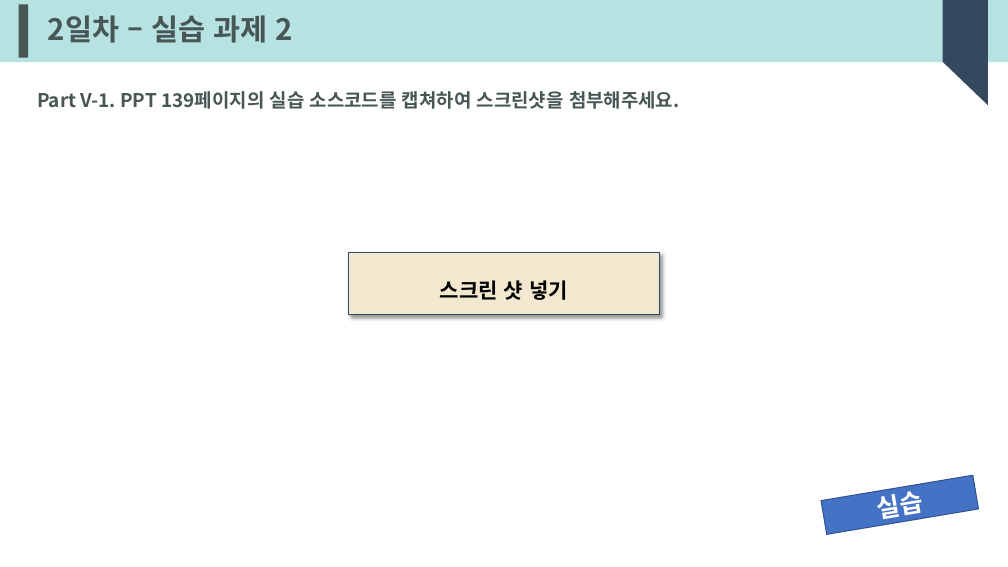
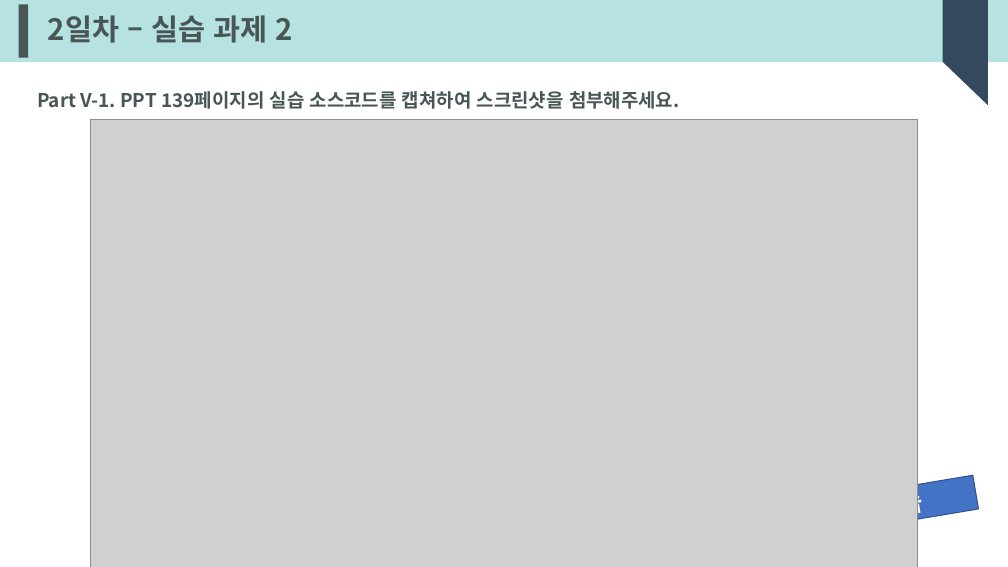
Before and after one commit to KHG-git/javaworkspace_demo, a slide deck: slide 17 of 실습 결과 - NOVA Cross Skilling 실습 결과물 제출 v1.1_강현구.pptx. Drawn at 1008x567 pixels with LibreOffice and Linux fonts; fonts in the diff are those of the drawing; grey boxes stand for pictures. Boxes give left, top, right and bottom in pixels: in the first picture for what was removed or moved away, otherwise in the second. Text is boxed around its words. In the diff, an @@ line names an element or a change of style, - is before the commit and + after.

```diff
--- a/실습 결과 - NOVA Cross Skilling 실습 결과물 제출 v1.1_강현구.pptx
+++ b/실습 결과 - NOVA Cross Skilling 실습 결과물 제출 v1.1_강현구.pptx
@@ picture added at [91,119,918,567] @@
@@ text in folded corner at [440,280,568,300]: text removed @@
-스크린 샷 넣기
```
Also in this commit, not shown: 11 other files.
